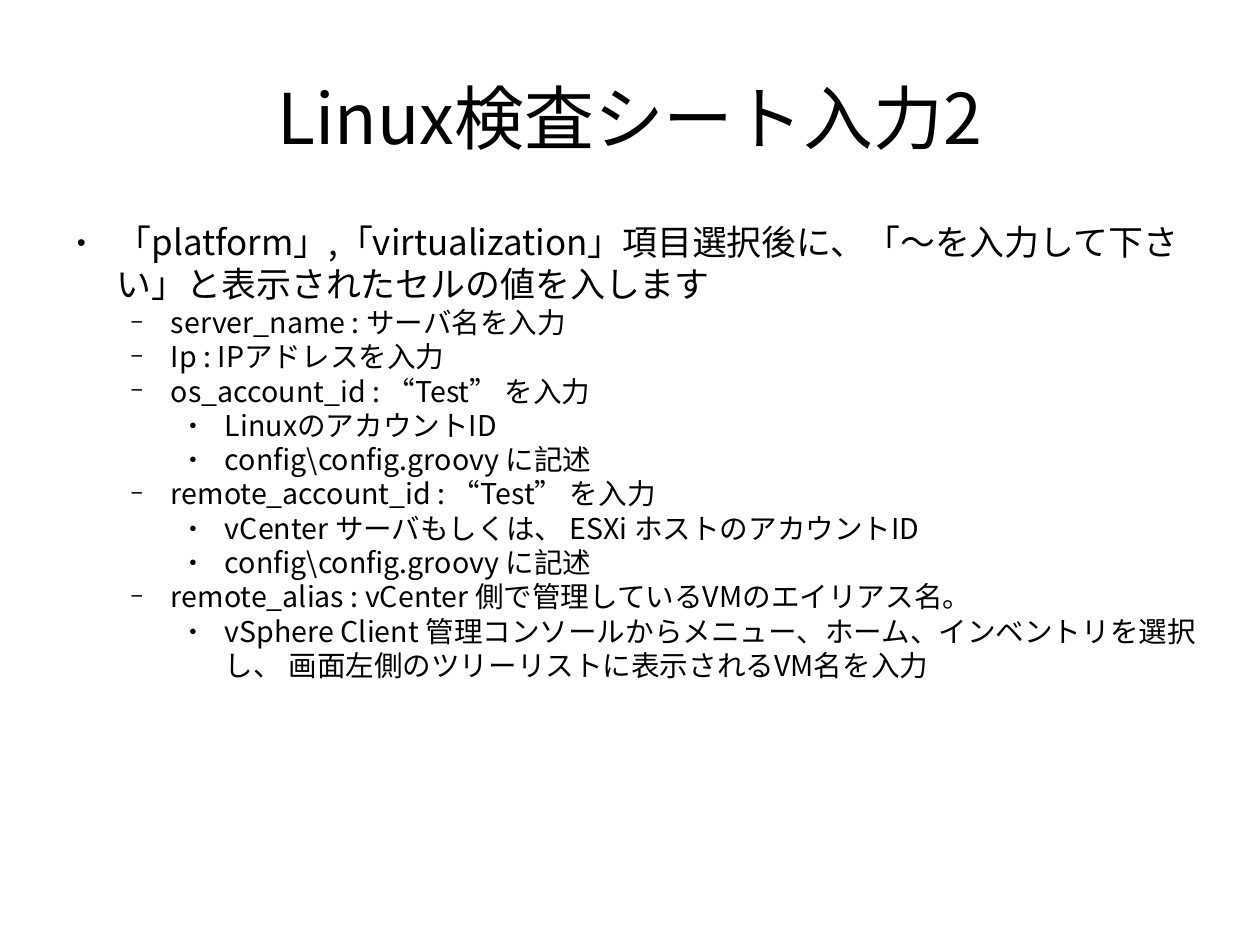
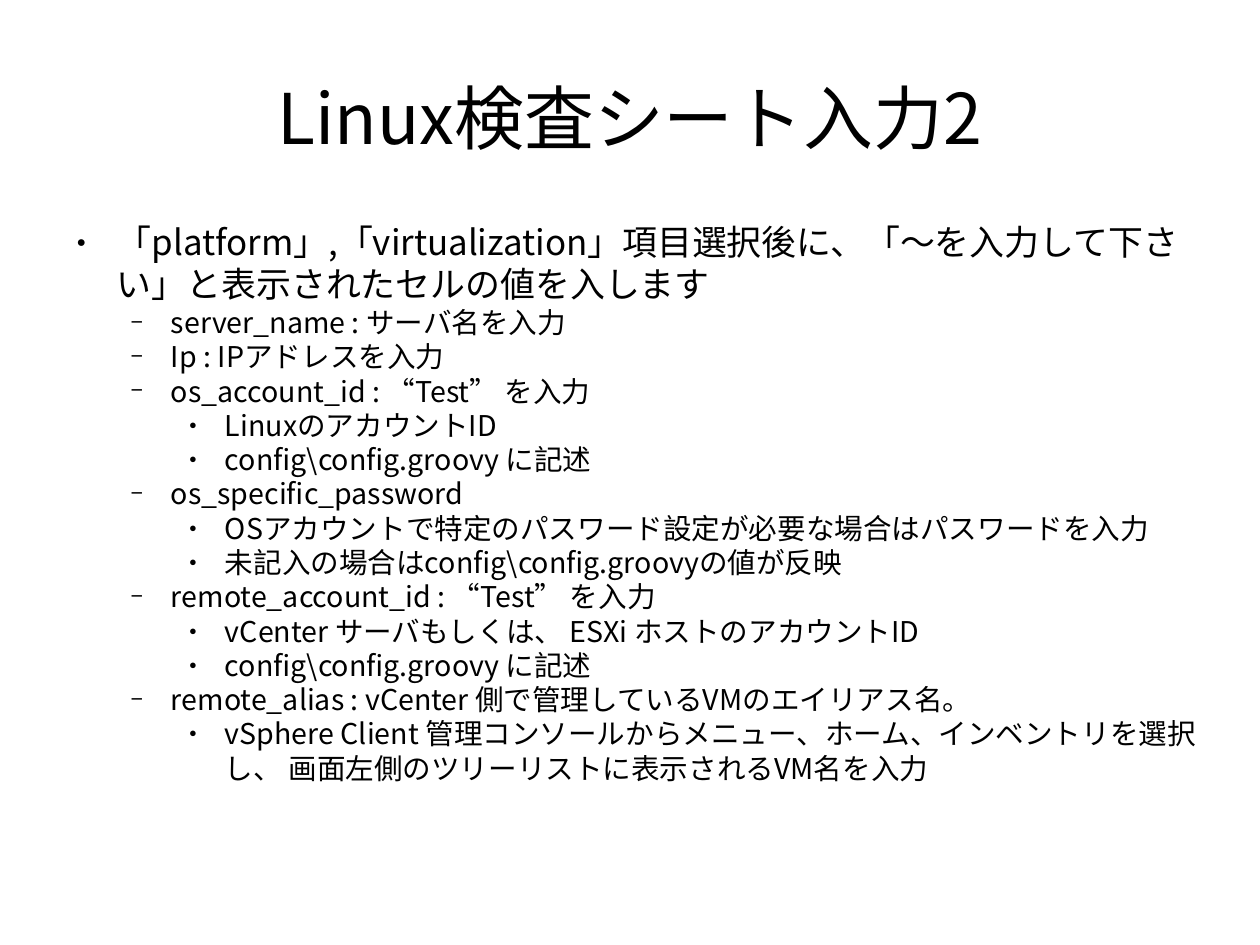
Before and after one commit to frsw3nr/gradle-server-acceptance, a slide deck: slide 22 of docs/jp/tutorial_test_pc.pptx (slide 20 before the commit). Drawn at 1260x945 pixels with LibreOffice and Linux fonts; fonts in the diff are those of the drawing. Boxes give left, top, right and bottom in pixels: in the first picture for what was removed or moved away, otherwise in the second. Text is boxed around its words. In the diff, an @@ line names an element or a change of style, - is before the commit and + after.

```diff
--- a/docs/jp/tutorial_test_pc.pptx
+++ b/docs/jp/tutorial_test_pc.pptx
@@ text at <box>171,476,1149,580</box>: paragraphs added @@
+  − os_specific_password
+    ● OSアカウントで特定のパスワード設定が必要な場合はパスワードを入力
+    ● 未記入の場合はconfig\config.groovyの値が反映
```
Also in this commit, not shown: 5 other slides changed, 3 slides added, 23 other files.
